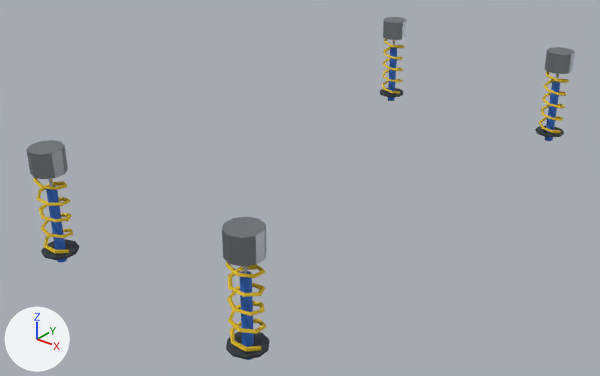
A saved change to the glTF model assets/parts/suspension/ridgeback_4x4_lift_kit_4in.glb.
Both versions are drawn from a 50 mm lens placed at (2.37, -3.37, 1.85), pointed at (-0.11, -0.27, -0.07). Arrows for +X, +Y and +Z are at lower left; the lights stay in place. The picture after the commit comes second. Vertices at exactly the same position are counted once.

In view in the first picture: 'model'.
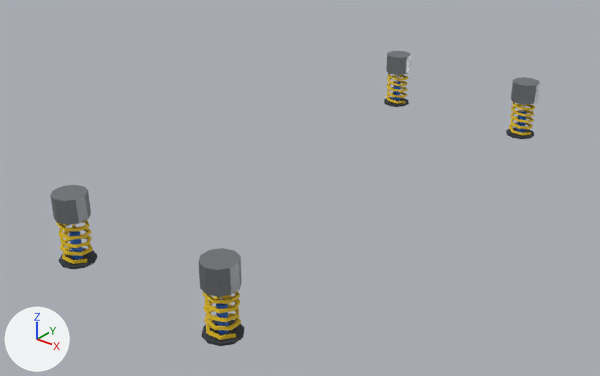
Location of each change, [x1, y1, x2, y2] in pixels of the pictures (600 x 376 px; the box of a moved part takes in the faces that stretch with it):
'model', reshaped, moved, rescaled (11% narrower, 14% shorter): before [27, 17, 575, 360]; after [50, 51, 540, 346]
part 1 of me_model, moved or reshaped: before [225, 262, 266, 352]; after [202, 291, 241, 340]
part 2 of me_model, moved or reshaped: before [33, 178, 74, 253]; after [56, 220, 93, 264]
part 3 of me_model, moved or reshaped: before [539, 71, 569, 133]; after [509, 101, 535, 135]
part 4 of me_model, moved or reshaped: before [382, 39, 404, 94]; after [386, 73, 408, 103]
part 5 of me_model, moved or reshaped: before [226, 332, 270, 359]; after [202, 320, 244, 346]
part 6 of me_model, moved or reshaped: before [41, 239, 79, 260]; after [59, 248, 97, 269]
part 7 of me_model, moved or reshaped: before [535, 126, 564, 138]; after [506, 127, 534, 139]
part 8 of me_model, moved or reshaped: before [380, 88, 403, 97]; after [384, 97, 409, 107]
part 9 of me_model, moved or reshaped: before [222, 216, 266, 267]; after [198, 248, 242, 297]
part 10 of me_model, moved or reshaped: before [27, 140, 68, 179]; after [50, 185, 91, 225]
part 11 of me_model, moved or reshaped: before [544, 47, 575, 74]; after [511, 77, 540, 105]
part 12 of me_model, moved or reshaped: before [383, 17, 407, 40]; after [386, 51, 411, 75]
part 13 of me_model, moved or reshaped: before [240, 271, 254, 360]; after [216, 303, 229, 334]
part 14 of me_model, moved or reshaped: before [46, 186, 67, 262]; after [69, 231, 83, 260]
part 15 of me_model, moved or reshaped: before [545, 82, 560, 141]; after [516, 111, 527, 133]
part 16 of me_model, moved or reshaped: before [388, 48, 397, 101]; after [393, 82, 401, 101]
part 17 of me_model, moved or reshaped: before [243, 266, 248, 274]; after [219, 296, 224, 304]
part 18 of me_model, moved or reshaped: before [48, 178, 53, 186]; after [72, 224, 76, 233]

The edits, one by one:
me_model is used by ob_model.
me_model had 808 vertices, 1536 faces and spanned x -0.45..0.45, y -1.0..1.0, z -0.19..0.19.
me_model now has 808 vertices, 1536 faces and spans x -0.38..0.38, y -1.0..1.0, z -0.12..0.12.
me_model part 1: the loose piece of 126 vertices spanning x 0.34..0.44, y -0.99..-0.89, z -0.15..0.11 is scaled about its middle by (1.05, 1.05, 0.529), then moved by (-0.07, 0.0, -0.02).
me_model part 2: the loose piece of 126 vertices spanning x -0.44..-0.34, y -0.99..-0.89, z -0.15..0.11 is scaled about its middle by (1.05, 1.05, 0.529), then moved by (0.07, 0.0, -0.02).
me_model part 3: the loose piece of 126 vertices spanning x 0.34..0.44, y 0.89..0.99, z -0.15..0.11 is scaled about its middle by (1.05, 1.05, 0.529), then moved by (-0.07, 0.0, -0.02).
me_model part 4: the loose piece of 126 vertices spanning x -0.44..-0.34, y 0.89..0.99, z -0.15..0.11 is scaled about its middle by (1.05, 1.05, 0.529), then moved by (0.07, 0.0, -0.02).
me_model part 5: the loose piece of 22 vertices spanning x 0.34..0.45, y -1.0..-0.89, z -0.16..-0.15 is moved by (-0.07, 0.0, 0.04).
me_model part 6: the loose piece of 22 vertices spanning x -0.45..-0.34, y -1.0..-0.89, z -0.16..-0.15 is moved by (0.07, 0.0, 0.04).
me_model part 7: the loose piece of 22 vertices spanning x 0.34..0.45, y 0.89..1.0, z -0.16..-0.15 is moved by (-0.07, 0.0, 0.04).
me_model part 8: the loose piece of 22 vertices spanning x -0.45..-0.34, y 0.89..1.0, z -0.16..-0.15 is moved by (0.07, 0.0, 0.04).
me_model part 9: the loose piece of 22 vertices spanning x 0.34..0.44, y -1.0..-0.89, z 0.11..0.19 is moved by (-0.07, 0.0, -0.07).
me_model part 10: the loose piece of 22 vertices spanning x -0.44..-0.34, y -1.0..-0.89, z 0.11..0.19 is moved by (0.07, 0.0, -0.07).
me_model part 11: the loose piece of 22 vertices spanning x 0.34..0.44, y 0.89..1.0, z 0.11..0.19 is moved by (-0.07, 0.0, -0.07).
me_model part 12: the loose piece of 22 vertices spanning x -0.44..-0.34, y 0.89..1.0, z 0.11..0.19 is moved by (0.07, 0.0, -0.07).
me_model part 13: the loose piece of 18 vertices spanning x 0.38..0.41, y -0.96..-0.93, z -0.19..0.06 is scaled about its middle by (1.05, 1.05, 0.386), then moved by (-0.07, 0.0, 0.0).
me_model part 14: the loose piece of 18 vertices spanning x -0.41..-0.38, y -0.96..-0.93, z -0.19..0.06 is scaled about its middle by (1.05, 1.05, 0.386), then moved by (0.07, 0.0, 0.0).
me_model part 15: the loose piece of 18 vertices spanning x 0.38..0.41, y 0.93..0.96, z -0.19..0.06 is scaled about its middle by (1.05, 1.05, 0.386), then moved by (-0.07, 0.0, 0.0).
me_model part 16: the loose piece of 18 vertices spanning x -0.41..-0.38, y 0.93..0.96, z -0.19..0.06 is scaled about its middle by (1.05, 1.05, 0.386), then moved by (0.07, 0.0, 0.0).
me_model part 17: the loose piece of 14 vertices spanning x 0.39..0.4, y -0.95..-0.94, z 0.05..0.19 is moved by (-0.07, 0.0, -0.08).
me_model part 18: the loose piece of 14 vertices spanning x -0.4..-0.39, y -0.95..-0.94, z 0.05..0.19 is moved by (0.07, 0.0, -0.08).
Other edits to the shape of me_model do not show in these pictures.
Object 'model' (ob_model) moves from (0.0, -0.055, 0.145) to (0.0, -0.125, 0.0801).
Object 'model' (ob_model) is rescaled from (1.48, 1.48, 1.48) to (1.41, 1.41, 1.41).
